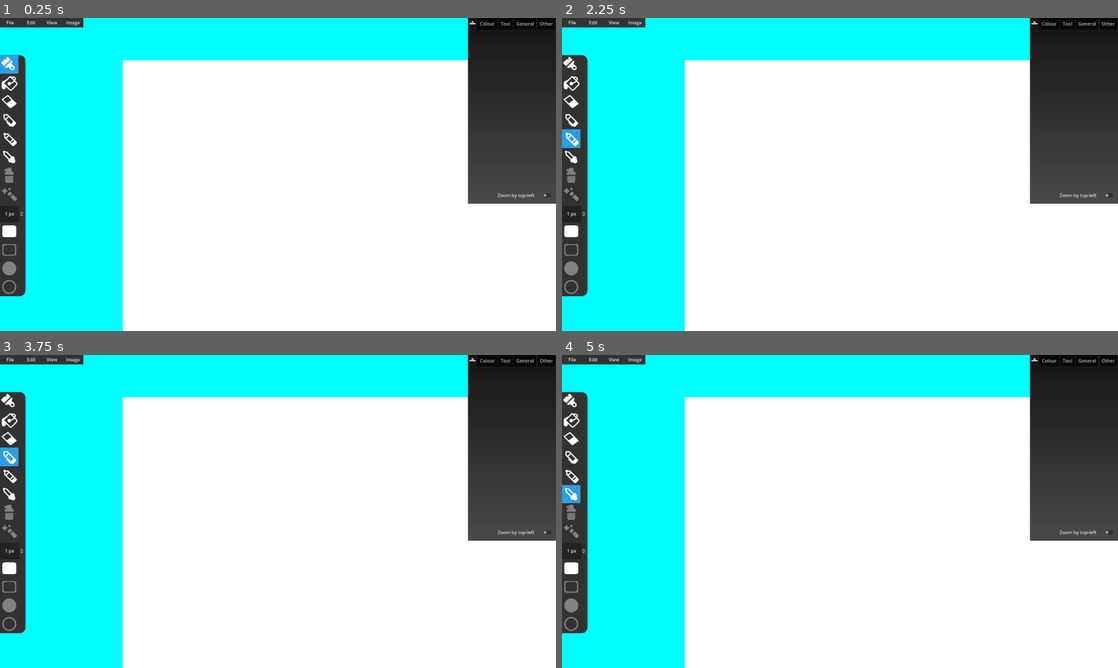
Above: before the commit, frames 1-4 (two rows, left to right).
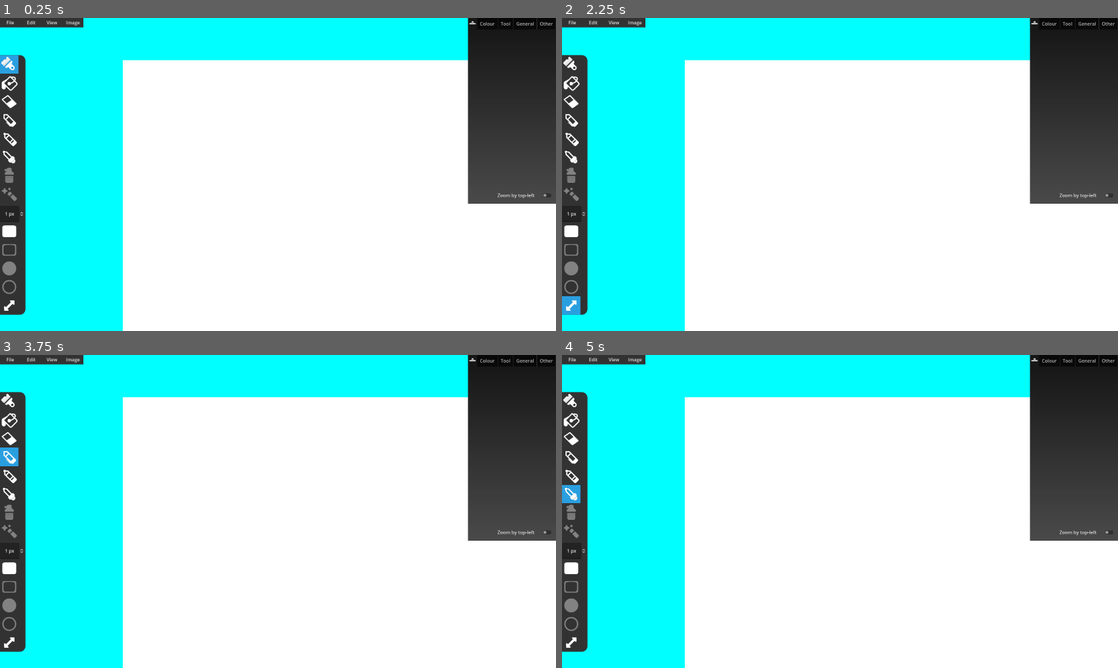
Above: after the commit, the same moments.

Repository: TheSteelCrow/SteelOS
Game: Godot game, scene res://Scenes/Experimental.tscn
The game is run twice, just before and just after one commit, with the same random seed, the same clock (stepped at 60 frames per second) and the same inputs. This scene is started directly instead of the project's main scene.
Inputs (mouse positions are in pixels of both pictures, inside the frame that each line leads up to):
- Up to frame 1 (0.25 s): no input
- Up to frame 2 (2.25 s): click (573, 83) at 0.5 s; click (573, 140) at 1.25 s; click (573, 305) at 2.02 s
- Up to frame 3 (3.75 s): click (11, 401) at 2.75 s; click (11, 458) at 3.5 s
- Up to frame 4 (5 s): click (573, 492) at 4.25 s

The runs differ from the first frame. In frame 1, 0.3% of the frame differs, in the area x 0-5%, y 87-95%; in frame 2, 0.5%, in the area x 0-5%, y 35-95%; in frame 3, 0.3%; in frame 4, 0.3%.

Commit message:
06 08 24
Started line tool

Diff:
--- a/Scenes/Experimental.tscn
+++ b/Scenes/Experimental.tscn
@@ -17,6 +17,7 @@
 [ext_resource type="Texture2D" uid="uid://b68h5e1ukpcy1" path="res://Images/PaintAppIcons/square custom not filled.png" id="11_5e1oh"]
 [ext_resource type="Texture2D" uid="uid://m3it5voohv1n" path="res://Images/PaintAppIcons/progress_empty.png" id="12_x0mok"]
 [ext_resource type="Texture2D" uid="uid://dikljviysiu5e" path="res://Images/PaintAppIcons/circle custom filled.png" id="13_214w4"]
+[ext_resource type="Texture2D" uid="uid://oyhcxnko3ac5" path="res://Images/resize_a_diagonal.png" id="15_jxrfl"]
 
 [sub_resource type="StyleBoxFlat" id="StyleBoxFlat_p6vc0"]
 bg_color = Color(0.196078, 0.196078, 0.196078, 1)
@@ -82,7 +83,7 @@
 layout_mode = 0
 offset_top = 128.0
 offset_right = 88.0
-offset_bottom = 960.0
+offset_bottom = 1024.0
 theme_override_styles/panel = SubResource("StyleBoxFlat_p6vc0")
 script = ExtResource("2_yghp4")
 
@@ -92,7 +93,7 @@
 offset_bottom = 64.0
 color = Color(0.164706, 0.623529, 0.878431, 1)
 
-[node name="SpinBox" type="SpinBox" parent="ImageTesting/Buttons"]
+[node name="BrushSize" type="SpinBox" parent="ImageTesting/Buttons"]
 layout_mode = 0
 offset_top = 520.0
 offset_right = 83.0625
@@ -185,6 +186,13 @@
 disabled = true
 texture_normal = ExtResource("12_x0mok")
 
+[node name="Line" type="TextureButton" parent="ImageTesting/Buttons"]
+layout_mode = 0
+offset_top = 832.0
+offset_right = 64.0
+offset_bottom = 896.0
+texture_normal = ExtResource("15_jxrfl")
+
 [node name="TextureButton11" type="TextureButton" parent="ImageTesting/Buttons"]
 layout_mode = 0
 offset_top = 704.0
@@ -221,10 +229,10 @@
 
 [node name="ColorPicker" type="ColorPicker" parent="ImageTesting/SideWindow/Colour"]
 layout_mode = 0
-offset_left = 192.0
-offset_top = 100.0
-offset_right = 390.0
-offset_bottom = 668.0
+offset_left = 208.0
+offset_top = 108.0
+offset_right = 398.0
+offset_bottom = 676.0
 color = Color(0, 0, 0, 1)
 
 [node name="Tool" type="Control" parent="ImageTesting/SideWindow"]
--- a/Scenes/ExperimentalStockMarket.tscn
+++ b/Scenes/ExperimentalStockMarket.tscn
@@ -185,10 +185,10 @@
 [node name="ColorPicker" type="ColorPicker" parent="StockMarketManager/Settings"]
 visible = false
 layout_mode = 0
-offset_left = 288.0
-offset_top = -120.0
-offset_right = 554.0
-offset_bottom = 448.0
+offset_left = 312.0
+offset_top = -108.0
+offset_right = 566.0
+offset_bottom = 460.0
 
 [node name="ToggleSettings" type="CheckButton" parent="StockMarketManager"]
 layout_mode = 0
--- a/Scenes/main_ui.tscn
+++ b/Scenes/main_ui.tscn
@@ -1476,10 +1476,10 @@
 
 [node name="ColorPicker" type="ColorPicker" parent="ImagePainterApp"]
 layout_mode = 0
-offset_left = 2016.0
-offset_top = 336.0
-offset_right = 2082.0
-offset_bottom = 904.0
+offset_left = 2024.0
+offset_top = 340.0
+offset_right = 2086.0
+offset_bottom = 908.0
 color = Color(0, 0, 0, 1)
 
 [node name="Tools" type="Panel" parent="ImagePainterApp"]
--- a/Scripts/ArtAppButtons.gd
+++ b/Scripts/ArtAppButtons.gd
@@ -3,12 +3,17 @@
 var ToolButtons
 var SelectedToolButton
 @onready var SelectionBox = $SelectionBox
+@onready var BrushSize = $BrushSize
 
 # Called when the node enters the scene tree for the first time.
 func _ready():
 	ToolButtons = get_children()
 	ToolButtons.remove_at(0)
 	ToolButtons.remove_at(0)
+
+	BrushSize.value_changed.connect(func(value):
+		get_parent().BrushSize = value
+	)
 
 	for ToolButton in ToolButtons:
 		ToolButton.pressed.connect(func():
--- a/Scripts/ImageTesting.gd
+++ b/Scripts/ImageTesting.gd
@@ -19,9 +19,10 @@
 var StartPixel
 var EndPixel
 
-#Variables set by SideWindow
+#Variables set by User
 var ZoomByTopLeft = false
 var SelectedTool = "Brush"
+var BrushSize = 1
 
 var CheckedPixels = []
 
@@ -74,13 +75,32 @@
 	Render()
 
 func CheckPixel(Location, ColorToFill, ReplacementColor):
-
-
 	if(CurrentImage.get_pixel(Location.x, Location.y) == ColorToFill and Location not in CheckedPixels):
 		CheckedPixels.append(Location)
 		CurrentImage.set_pixel(Location.x, Location.y, ReplacementColor)
 		CheckNeighbouringPixels(Location, ColorToFill, ReplacementColor)
 
+func PaintLine(StartLocation, EndLocation, PaintColor):
+	if(EndLocation.x <= StartLocation.x+1 and EndLocation.y <= StartLocation.y+1): #Top left
+		print("Drawing Line") # If its not working try rounding
+		var NumberOfSegments = StartLocation.x - EndLocation.x
+		var PixelsPerSegment = (StartLocation.y - EndLocation.y) / NumberOfSegments
+
+		print(NumberOfSegments)
+		print(PixelsPerSegment)
+
+		for HorizontalOffset in range(0, NumberOfSegments):
+			for VerticalOffset in range(0, PixelsPerSegment):
+				print(HorizontalOffset)
+				print(VerticalOffset)
+				CurrentImage.set_pixel(StartLocation.x + HorizontalOffset, StartLocation.x + VerticalOffset, PaintColor)
+		Render()
+	elif(EndLocation.x >= StartLocation.x and EndLocation.y <= StartLocation.y): #Top right
+		print("Line in this direction not yet supported")
+	elif(EndLocation.x <= StartLocation.x+1 and EndLocation.y >= StartLocation.y+1): #Bottom left
+		print("Line in this direction not yet supported")
+	elif(EndLocation.x+1 >= StartLocation.x and EndLocation.y+1 >= StartLocation.y): #Bottom right
+		print("Line in this direction not yet supported")
 func PaintRectangle(StartLocation, EndLocation, PaintColor):
 	if(EndLocation.x <= StartLocation.x+1 and EndLocation.y <= StartLocation.y+1): #Top left
 		for x in range(EndLocation.x, StartLocation.x+1):
@@ -157,21 +177,9 @@
 			Render()
 		elif(SelectedTool == "VeryBigBrush"):
 			var LocationToPaint = ConvertToCanvasSpace()
-			PaintLocation(LocationToPaint.x, LocationToPaint.y, SelectedColor)
-			PaintLocation(LocationToPaint.x+1, LocationToPaint.y, SelectedColor)
-			PaintLocation(LocationToPaint.x+2, LocationToPaint.y, SelectedColor)
-			PaintLocation(LocationToPaint.x-1, LocationToPaint.y, SelectedColor)
-			PaintLocation(LocationToPaint.x-2, LocationToPaint.y, SelectedColor)
-			PaintLocation(LocationToPaint.x, LocationToPaint.y+1, SelectedColor)
-			PaintLocation(LocationToPaint.x, LocationToPaint.y+2, SelectedColor)
-			PaintLocation(LocationToPaint.x, LocationToPaint.y-1, SelectedColor)
-			PaintLocation(LocationToPaint.x, LocationToPaint.y-2, SelectedColor)
-
-			PaintLocation(LocationToPaint.x+1, LocationToPaint.y+1, SelectedColor)
-			PaintLocation(LocationToPaint.x-1, LocationToPaint.y-1, SelectedColor)
-			PaintLocation(LocationToPaint.x+1, LocationToPaint.y-1, SelectedColor)
-			PaintLocation(LocationToPaint.x-1, LocationToPaint.y+1, SelectedColor)
-
+			for PixelX in range(-BrushSize, BrushSize):
+				for PixelY in range(-BrushSize, BrushSize):
+					PaintLocation(LocationToPaint.x + PixelX, LocationToPaint.y + PixelY, SelectedColor)
 
 			Render()
 
@@ -204,7 +212,9 @@
 			elif(event.button_index == MOUSE_BUTTON_LEFT):
 				if(MouseOnCanvas and SelectedTool == "Rectangle"):
 					StartPixel = ConvertToCanvasSpace()
-				if(MouseOnCanvas and SelectedTool == "Fill"):
+				elif(MouseOnCanvas and SelectedTool == "Line"):
+					StartPixel = ConvertToCanvasSpace()
+				elif(MouseOnCanvas and SelectedTool == "Fill"):
 					Fill(ConvertToCanvasSpace(), SelectedColor)
 		elif(event.is_released()):
 			if(event.button_index == MOUSE_BUTTON_MIDDLE):
@@ -213,7 +223,9 @@
 				if(MouseOnCanvas and SelectedTool == "Rectangle"):
 					EndPixel = ConvertToCanvasSpace()
 					PaintRectangle(StartPixel, EndPixel, SelectedColor)
-
+				elif(MouseOnCanvas and SelectedTool == "Line"):
+					EndPixel = ConvertToCanvasSpace()
+					PaintLine(StartPixel, EndPixel, SelectedColor)
 func LocateCanvas():
 	ArtCanvas.size = Vector2(ImageResolution.x*ScaleBy, ImageResolution.y*ScaleBy)
 	ArtCanvas.position = Vector2.ZERO
Binary file added: Images/resize_a_diagonal.png
Not shown, added: Images/resize_a_diagonal.png.import
Not shown: 1 places in Scenes/Experimental.tscn that only renumber resources
